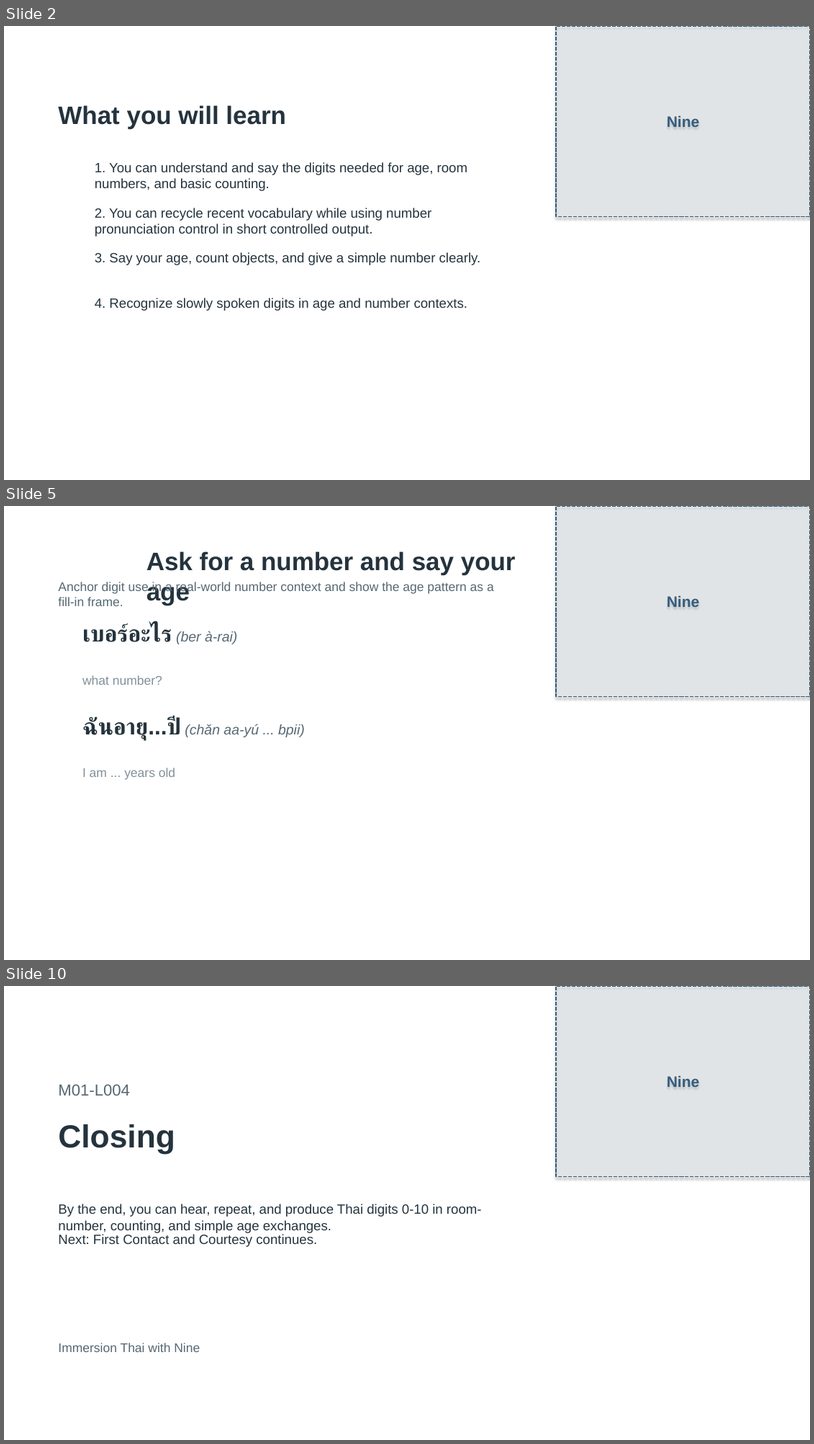
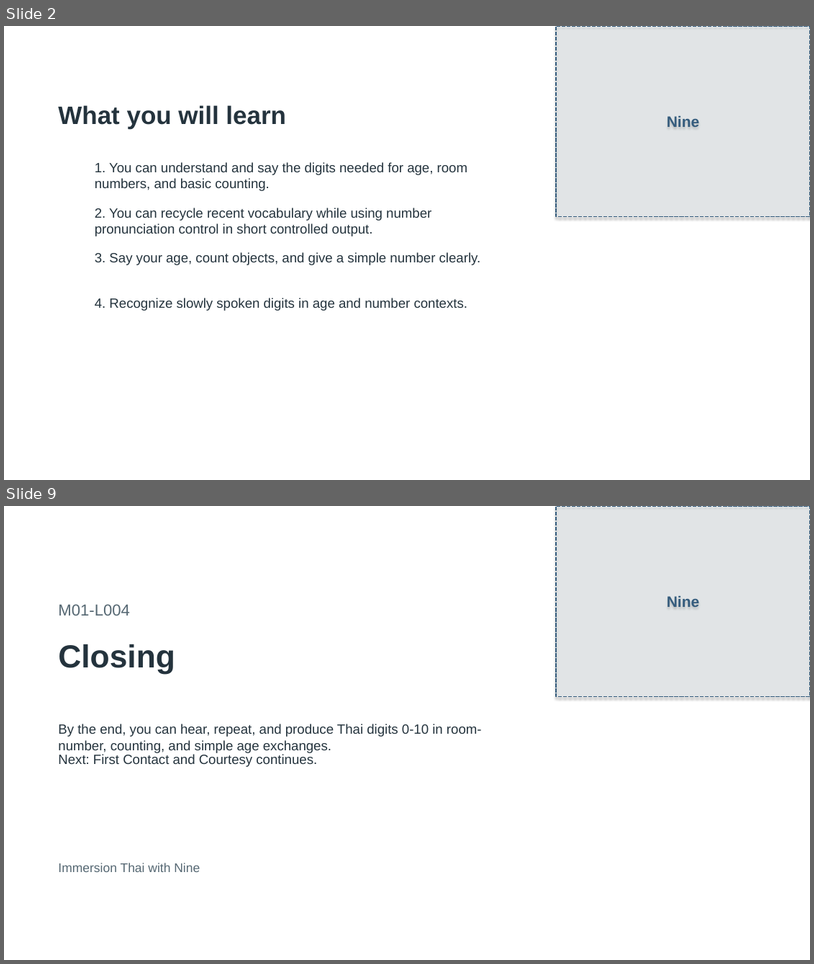
Before and after one commit to OTFTCS/thai-nine, a slide deck: course/modules/M01/L004/M01-L004-canva-deck.pptx. Shown one above the other, each under a label of ours: slides 2, 5 and 10 before the commit, slides 2 and 9 after it; the slides between them are not shown. The pictures are 814x1444 and 814x964 pixels, drawn with LibreOffice and Linux fonts; fonts in the diff are those of the drawing; background and template pictures are left out. Boxes give left, top, right and bottom in pixels: in the first picture for what was removed or moved away, otherwise in the second. Text is boxed around its words. In the diff, an @@ line names an element or a change of style, - is before the commit and + after.

```diff
--- a/course/modules/M01/L004/M01-L004-canva-deck.pptx
+++ b/course/modules/M01/L004/M01-L004-canva-deck.pptx
@@ slide 5 removed at <box>4,506,810,960</box>, background picture (left out) @@
@@ rectangle removed at <box>556,506,810,697</box> @@
-Nine
@@ text removed at <box>52,552,132,573</box> @@
-Section 3
@@ text removed at <box>147,551,516,605</box> @@
-Ask for a number and say your age
@@ text removed at <box>58,582,494,606</box> @@
-Anchor digit use in a real-world number context and show the age pattern as a fill-in frame.
@@ text removed at <box>82,623,237,644</box> @@
-เบอร์อะไร (ber à-rai)
@@ text removed at <box>82,675,162,685</box> @@
-what number?
@@ text removed at <box>82,716,305,741</box> @@
-ฉันอายุ...ปี (chǎn aa-yú ... bpii)
@@ text removed at <box>82,767,175,780</box> @@
-I am ... years old
@@ what was slide 10 is now slide 9 @@
```
Also in this commit, not shown: 4 slides changed, 2 slides added, 2 other slides removed, 7 other files.
